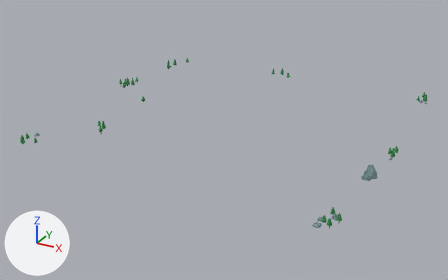
The glTF model public/models/treesAndRocks.glb as it was, and as the next commit left it.
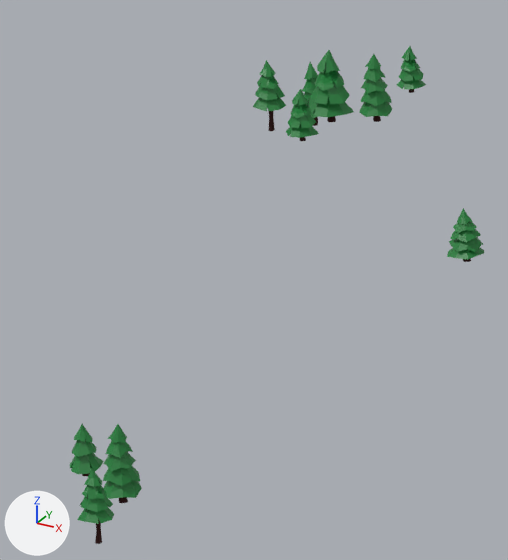
The first picture shows the older version from a camera (50 mm lens) standing at (1645.0, -3130.0, 2563.0) and looking at (-32.0, -81.0, 1038.0). The close-ups show both versions on the part from 20% to 33% of the width and 26% to 49% of the height of that picture; other places that the commit changed are outside them. Every picture has the same lights, and +X, +Y and +Z are marked at lower left. Vertices at the same position are counted once.

Names of what the first close-up shows: 'Conifer2', 'Conifer2.002', 'Conifer3.001', 'Conifer4.001', 'Conifer4.005', 'Conifer4.006', 'Conifer5', 'Conifer5.004', 'Conifer6'.
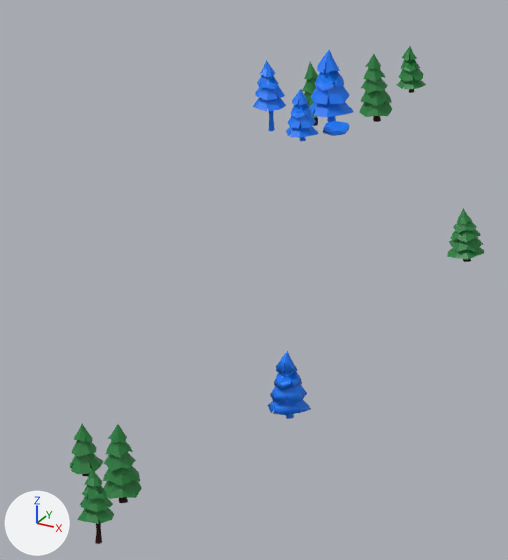
Pixel boxes (x1, y1, x2, y2) of what changed, in the close-ups (508 x 560 px):
'Conifer4.011', added (blue): after (268, 351, 311, 419)
'Rock Type2 03 mesh.002', added: after (323, 121, 350, 136)
part 1 of me_conifer4_cylinder_001, recoloured (green to blue): (309, 50, 354, 117) in both
part 2 of me_conifer4_cylinder_001, recoloured: (327, 116, 336, 122) in both
part 3 of me_conifer4_cylinder_007, recoloured (green to blue): (286, 89, 319, 138) in both
part 4 of me_conifer5_cylinder_004, recoloured (green to blue): (253, 60, 286, 111) in both
part 5 of me_conifer5_cylinder_004, recoloured: (269, 111, 275, 131) in both

What the commit changed:
Material 'Blue' (mat_blue) is new.
Its base color is (0.0, 0.198, 1.0) (blue #007bff).
me_conifer4_cylinder_001 has 131 vertices, 258 faces and spans x -741.7..-709.5, y -117.7..-84.9, z 1281.2..1336.3.
me_conifer4_cylinder_001 is used by ob_conifer4_005; location (0.0, 0.0, 0.0).
me_conifer4_cylinder_001 part 1: all 226 faces that had it switch from mat_conifergreen (green #1a7f38) to mat_blue (blue #007bff).
me_conifer4_cylinder_001 part 2: all 32 faces that had it switch from mat_coniferbrown (dark red #360f0e) to mat_blue (blue #007bff).
me_conifer4_cylinder_007 has 131 vertices, 258 faces and spans x -729.7..-706.6, y -157.7..-134.1, z 1280.8..1320.3.
me_conifer4_cylinder_007 is used by ob_conifer4_006; location (0.0, 0.0, 0.0).
me_conifer4_cylinder_007 no longer uses material mat_coniferbrown (dark red #360f0e).
me_conifer4_cylinder_007 part 3: all 226 faces that had it switch from mat_conifergreen (green #1a7f38) to mat_blue (blue #007bff).
me_conifer5_cylinder_004 has 139 vertices, 274 faces and spans x -762.2..-737.9, y -152.2..-128.7, z 1281.5..1335.2.
me_conifer5_cylinder_004 is used by ob_conifer5_004; location (0.0, 0.0, 0.0).
me_conifer5_cylinder_004 part 4: all 226 faces that had it switch from mat_conifergreen (green #1a7f38) to mat_blue (blue #007bff).
me_conifer5_cylinder_004 part 5: all 48 faces that had it switch from mat_coniferbrown (dark red #360f0e) to mat_blue (blue #007bff).
Mesh me_cube_001 is new.
It has 46 vertices, 88 faces and spans x -716.0..-695.8, y -131.6..-112.1, z 1281.4..1287.9.
It uses material mat_blue (blue #007bff).
Mesh me_conifer4_cylinder_012 is new.
It has 131 vertices, 258 faces and spans x -406.4..-380.0, y -601.7..-574.7, z 1280.8..1326.0.
It uses material mat_blue (blue #007bff).
Object 'Rock Type2 03 mesh.002' (ob_rock_type2_03_mesh_002) is new; it shows me_cube_001.
Its location is (0.0, 0.0, 0.0).
Object 'Conifer4.011' (ob_conifer4_011) is new; it shows me_conifer4_cylinder_012.
Its location is (0.0, 0.0, 0.0).
